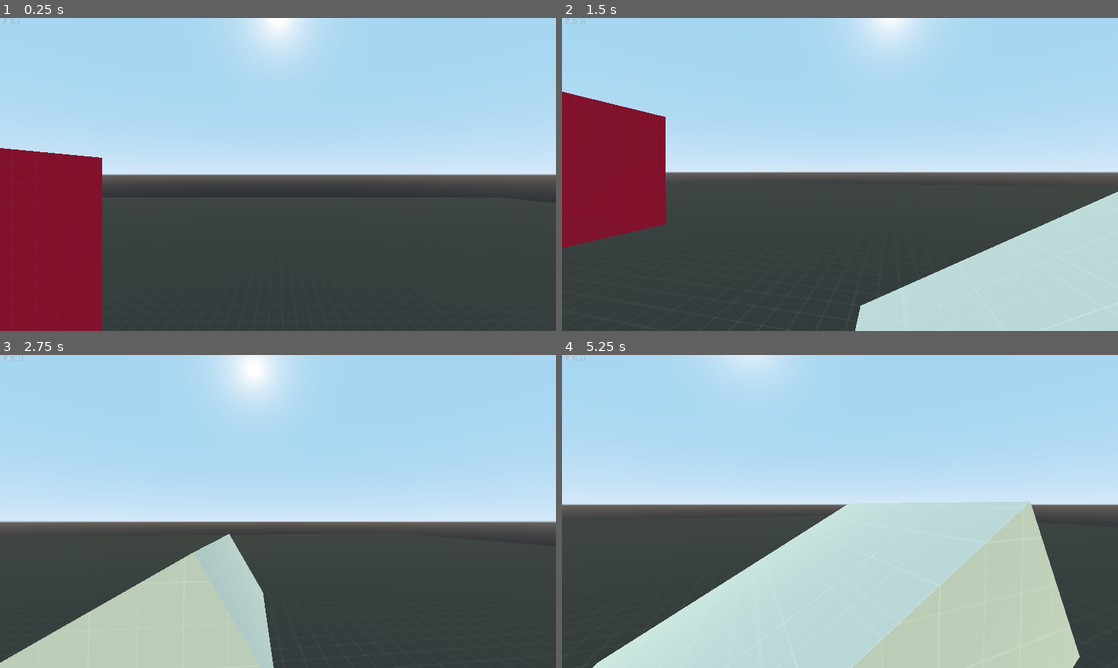
Above: before the commit, frames 1-4 (two rows, left to right).
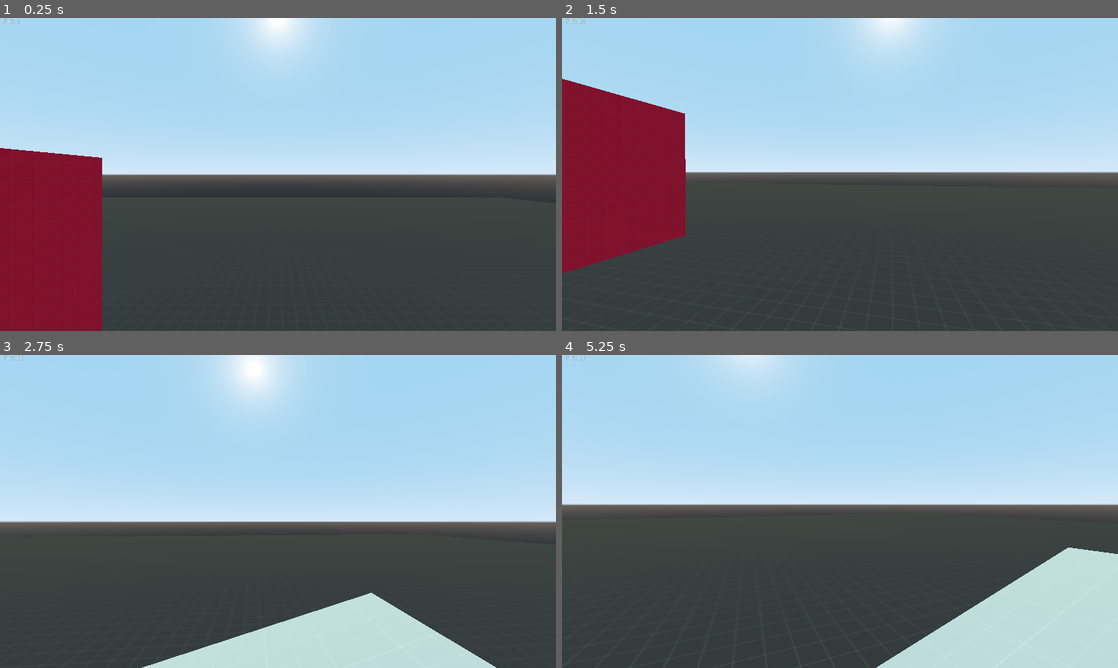
Above: after the commit, the same moments.

Repository: JBStepan/Project-Scorpio
Game: Godot game, scene res://Scenes/debug_world.tscn
Two runs of this game, one before a commit and one after it. Both use one fixed random seed, a clock stepped at 60 frames per second and the inputs below.
Inputs (mouse positions are in pixels of both pictures, inside the frame that each line leads up to):
- Up to frame 1 (0.25 s): no input
- Up to frame 2 (1.5 s): tap Enter (ui_accept) at 0.5 s; move the mouse to (867, 174) at 0.52 s; hold D (right) 0.53-1.28 s; hold Ctrl (crouch) 0.53-1.28 s; tap Space (jump) at 0.77 s; move the mouse to (812, 174) at 1.27 s; hold S (backword) from 1.28 s (still down); tap Ctrl (crouch) at 1.35 s
- Up to frame 3 (2.75 s): tap Space (jump) at 1.52 s; move the mouse to (289, 505) at 2.02 s; release S (backword) at 2.03 s; hold D (right) from 2.03 s (still down); hold W (forword) from 2.03 s (still down); tap Ctrl (crouch) at 2.3 s
- Up to frame 4 (5.25 s): move the mouse to (834, 517) at 2.77 s; release W (forword) at 2.78 s; tap Shift (sprint) at 2.85 s; tap Space (jump) at 3.02, 3.77, 4.52 s; tap Ctrl (crouch) at 3.05, 3.8, 4.35 s; move the mouse to (878, 514) at 3.52 s; release D (right) at 3.53 s; hold Z (zoom) 3.53-4.28 s; hold A (left) 3.53-5.03 s; move the mouse to (795, 508) at 4.27 s; move the mouse to (845, 511) at 5.02 s; hold S (backword) from 5.03 s (still down); hold Ctrl (crouch) from 5.03 s (still down)

The runs differ from the first frame. In frame 2, 16% of the frame differs, in the area x 0-100%, y 19-100%; in frame 3, 17%; in frame 4, 36%, in the area x 5-100%, y 46-100%.

Commit message:
Update crouch things

Diff:
--- a/src/Scenes/debug_world.tscn
+++ b/src/Scenes/debug_world.tscn
@@ -37,7 +37,7 @@
 material = ExtResource( 3 )
 
 [node name="Slope" type="CSGBox" parent="Level/CSGCombiner"]
-transform = Transform( 0.866025, -0.5, 0, 0.5, 0.866025, 0, 0, 0, 1, 8, -0.0216832, 0 )
+transform = Transform( 0.965925, -0.258819, 0, 0.258819, 0.965925, 0, 0, 0, 1, 8, -0.740254, 0 )
 width = 6.0
 depth = 4.0
 material = ExtResource( 4 )
--- a/src/Scripts/Player/Movement.gd
+++ b/src/Scripts/Player/Movement.gd
@@ -13,12 +13,18 @@
 export var normal_speed : float = 08; # Normal
 export var sprint_speed : float = 12; # Sprint
 export var walk_speed : float = 08; # Walking
-export var crouch_speed : float = 05; # Crouch
+export var crouch_speed_movement : float = 05; # Crouch
+export var crouch_speed : float = 20;
+var current_speed
 
 # Physics vars
 export var gravity : float = 50; # Gravity force
 export var jump_height : float = 15; # Jump height
 export var friction : float = 25; # friction
+
+# Misc vars
+export var defualt_height = 1.5;
+export var crouch_height = 0.5;
 
 # All vectors
 var velocity : = Vector3(); # Velocity vector
@@ -68,18 +74,22 @@
 	velocity = move_and_slide(velocity, Vector3(0, 1, 0), false, 4, PI/4, false);
 
 func _crouch(_delta : float)->void:
-	# Inputs
 	input["crouch"] = int(Input.is_action_pressed("crouch"));
 
-	# Get the character's head node
+	var collision = $"CollisionShape";
+
 	var head = $"Head";
 
 	if not head.is_colliding():
-		var collision = $"CollisionShape";
-		var shape = collision.shape.height;
-		shape = lerp(shape, 2 - (input["crouch"] * 1.5), crouch_speed  * _delta);
+		if input["crouch"]:
+			collision.shape.height -= crouch_speed * _delta;
+			normal_speed = crouch_speed_movement;
+		else:
+			collision.shape.height += crouch_speed * _delta;
+			normal_speed = normal_speed;
 
-		collision.shape.height = shape;
+		collision.shape.height = clamp(collision.shape.height, 0.5, 2)
+
 
 func _jump(_delta : float)->void:
 	# Inputs
